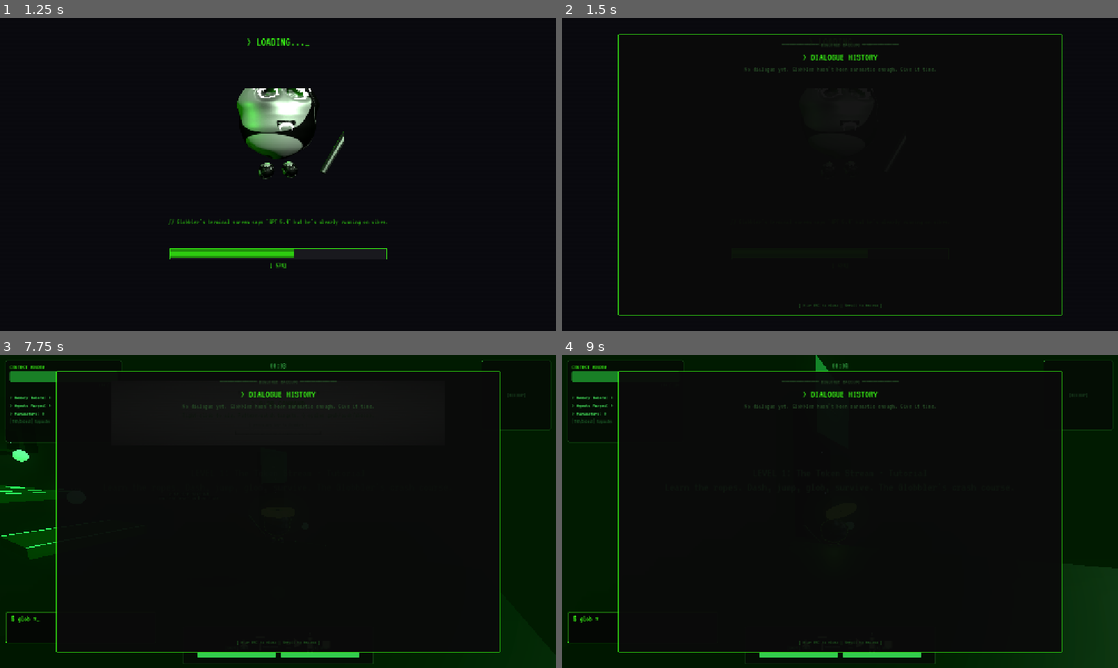
Above: before the commit, frames 1-4 (two rows, left to right).
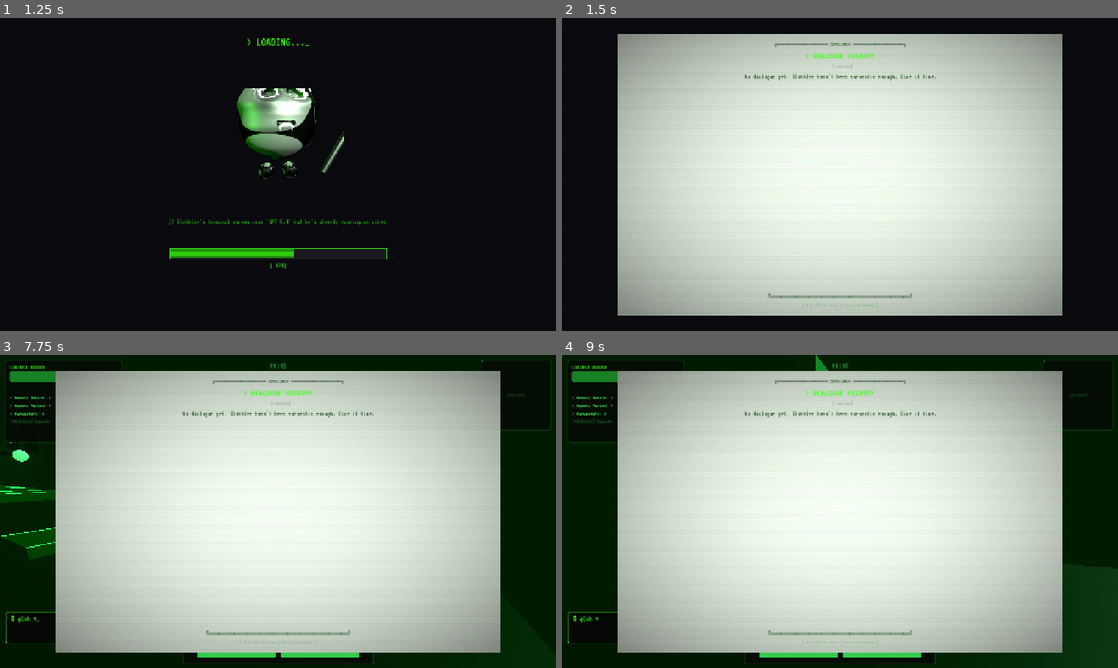
Above: after the commit, the same moments.

Repository: hwashburn1011/globblers-journey
Game: Godot game, scene res://scenes/main/main_menu.tscn
Two runs of this game, one before a commit and one after it. Both use one fixed random seed, a clock stepped at 60 frames per second and the inputs below.
Inputs (mouse positions are in pixels of both pictures, inside the frame that each line leads up to):
- Up to frame 1 (1.25 s): click "[ NEW GAME ]" at 0.5 s
- Up to frame 2 (1.5 s): tap Enter (menu_confirm) at 1.25 s; move the mouse to (962, 158) at 1.27 s; hold Right (hack_right) from 1.28 s (still down); hold H (dialogue_history) from 1.28 s (still down); click (962, 158) at 1.42 s
- Up to frame 3 (7.75 s): release Right (hack_right) at 2 s; release H (dialogue_history) at 2 s; tap Enter (menu_confirm) at 2, 2.75, 5, 5.75 s; drag from (166, 527) to (250, 574) at 2.02 s; move the mouse to (333, 442) at 2.77 s; hold Right (hack_right) 2.78-3.5 s; hold G (agent_spawn) 2.78-3.5 s; tap H (dialogue_history) every 1.5 s from 3.05 to 7.55 s; drag from (250, 574) to (111, 464) at 3.52 s; move the mouse to (444, 558) at 4.27 s; hold Left (hack_left) 4.28-5 s; hold Mouse wheel down (camera_zoom_out) 4.28-5 s; drag from (111, 464) to (194, 433) at 5.02 s; move the mouse to (305, 511) at 5.77 s; hold Down (hack_down) 5.78-6.5 s; hold Space (dialogue_advance) 5.78-6.5 s; click (305, 511) at 5.92 s; drag from (194, 433) to (166, 527) at 6.52 s; move the mouse to (400, 495) at 7.27 s; hold Up (hack_up) from 7.28 s (still down); hold Right mouse button (glob_aim) from 7.28 s (still down)
- Up to frame 4 (9 s): keep holding Up (hack_up); tap Enter (menu_confirm) at 8 s; move the mouse to (812, 511) at 8.02 s; release Right mouse button (glob_aim) at 8.03 s; tap Q (glob_cycle) at 8.1 s; click (812, 511) at 8.17 s; tap H (dialogue_history) at 8.3 s; move the mouse to (851, 505) at 8.77 s; hold H (dialogue_history) from 8.78 s (still down); tap E (glob_fire) at 8.85 s

Frame 1 is identical in both runs. In frame 2, 72% of the frame differs, in the area x 10-90%, y 5-96%; in frame 3, 72%; in frame 4, 72%.

Commit message:
feat: Task 13.8 — Dialogue history viewer restyle with terminal scrollback theme
Co-Authored-By: Claude Opus 4.6 (1M context) <noreply@anthropic.com>

Diff:
--- a/scenes/ui/dialogue_history.gd
+++ b/scenes/ui/dialogue_history.gd
@@ -3,23 +3,36 @@
 # Dialogue History Viewer — because players will absolutely demand receipts
 # for every sarcastic thing Globbler ever said. Press H to open, ESC/H to close.
 # Pauses the game while open, because multitasking is a myth.
+# V2.0 restyle: terminal scrollback aesthetic, scanline shader, monospace font.
 
 const GREEN := Color("#39FF14")
 const DIM_GREEN := Color(0.15, 0.3, 0.15, 1.0)
 const SOFT_GREEN := Color(0.3, 0.9, 0.3)
 const DARK_BG := Color(0.04, 0.04, 0.04, 0.95)
 const BORDER_GREEN := Color(0.224, 1.0, 0.078, 0.7)
+const SPEAKER_COLORS := {
+	"Globbler": Color("#39FF14"),
+	"default": Color("#4AE0A5"),
+}
+const TIMESTAMP_COLOR := Color(0.2, 0.4, 0.2, 0.4)
 const MAX_DISPLAY_ENTRIES := 30
 
 var _panel: PanelContainer
 var _scroll: ScrollContainer
 var _entries_vbox: VBoxContainer
 var _was_paused := false
+var _reduce_motion := false
+
+var _terminal_font: Font = preload("res://assets/fonts/terminal_mono.ttf")
+var _scanline_shader: Shader = preload("res://assets/shaders/dialogue_scanline.gdshader")
 
 
 func _ready() -> void:
 	layer = 110
 	process_mode = Node.PROCESS_MODE_ALWAYS
+	var gm = get_node_or_null("/root/GameManager")
+	if gm and gm.get("reduce_motion"):
+		_reduce_motion = true
 	_build_ui()
 	_populate_entries()
 	# Pause the tree — reading old quips is a full-time job
@@ -30,16 +43,29 @@
 func _build_ui() -> void:
 	_panel = PanelContainer.new()
 
+	# Terminal-style panel with thick green border
 	var style = StyleBoxFlat.new()
 	style.bg_color = DARK_BG
 	style.border_color = BORDER_GREEN
-	style.set_border_width_all(2)
-	style.set_corner_radius_all(4)
-	style.content_margin_left = 20.0
+	style.set_border_width_all(3)
+	style.set_corner_radius_all(2)
+	style.content_margin_left = 24.0
 	style.content_margin_top = 16.0
-	style.content_margin_right = 20.0
+	style.content_margin_right = 24.0
 	style.content_margin_bottom = 16.0
 	_panel.add_theme_stylebox_override("panel", style)
+
+	# Scanline shader overlay — subtle CRT terminal vibes
+	var shader_mat := ShaderMaterial.new()
+	shader_mat.shader = _scanline_shader
+	shader_mat.set_shader_parameter("scanline_count", 120.0)
+	shader_mat.set_shader_parameter("scanline_intensity", 0.05)
+	shader_mat.set_shader_parameter("flicker_amount", 0.015)
+	shader_mat.set_shader_parameter("noise_amount", 0.02)
+	shader_mat.set_shader_parameter("vignette_strength", 0.25)
+	shader_mat.set_shader_parameter("tint_strength", 0.03)
+	shader_mat.set_shader_parameter("animate", not _reduce_motion)
+	_panel.material = shader_mat
 
 	# Full-screen with margins — like a terminal window that respects personal space
 	_panel.anchor_left = 0.1
@@ -53,20 +79,38 @@
 	outer_vbox.add_theme_constant_override("separation", 8)
 	_panel.add_child(outer_vbox)
 
-	# Header
-	var header = Label.new()
-	header.text = "══════════ DIALOGUE BACKLOG ══════════"
-	header.add_theme_color_override("font_color", DIM_GREEN)
-	header.add_theme_font_size_override("font_size", 14)
-	header.horizontal_alignment = HORIZONTAL_ALIGNMENT_CENTER
-	outer_vbox.add_child(header)
-
+	# Top decorative border — terminal frame
+	var border_top = Label.new()
+	border_top.text = "╔════════════════ SCROLLBACK ════════════════╗"
+	border_top.add_theme_color_override("font_color", DIM_GREEN)
+	border_top.add_theme_font_override("font", _terminal_font)
+	border_top.add_theme_font_size_override("font_size", 12)
+	border_top.horizontal_alignment = HORIZONTAL_ALIGNMENT_CENTER
+	outer_vbox.add_child(border_top)
+
+	# Title
 	var title = Label.new()
 	title.text = "> DIALOGUE HISTORY"
 	title.add_theme_color_override("font_color", GREEN)
-	title.add_theme_font_size_override("font_size", 24)
+	title.add_theme_font_override("font", _terminal_font)
+	title.add_theme_font_size_override("font_size", 22)
 	title.horizontal_alignment = HORIZONTAL_ALIGNMENT_CENTER
 	outer_vbox.add_child(title)
+
+	# Entry count subtitle
+	var dm = get_node_or_null("/root/DialogueManager")
+	var count_text := "0 entries"
+	if dm:
+		var history: Array = dm.get_history()
+		var shown := mini(history.size(), MAX_DISPLAY_ENTRIES)
+		count_text = "%d of %d entries" % [shown, history.size()] if history.size() > MAX_DISPLAY_ENTRIES else "%d entries" % history.size()
+	var subtitle = Label.new()
+	subtitle.text = "  [%s]" % count_text
+	subtitle.add_theme_color_override("font_color", TIMESTAMP_COLOR)
+	subtitle.add_theme_font_override("font", _terminal_font)
+	subtitle.add_theme_font_size_override("font_size", 11)
+	subtitle.horizontal_alignment = HORIZONTAL_ALIGNMENT_CENTER
+	outer_vbox.add_child(subtitle)
 
 	# Scrollable container for entries
 	_scroll = ScrollContainer.new()
@@ -79,11 +123,21 @@
 	_entries_vbox.add_theme_constant_override("separation", 4)
 	_scroll.add_child(_entries_vbox)
 
+	# Bottom decorative border
+	var border_bottom = Label.new()
+	border_bottom.text = "╚════════════════════════════════════════════╝"
+	border_bottom.add_theme_color_override("font_color", DIM_GREEN)
+	border_bottom.add_theme_font_override("font", _terminal_font)
+	border_bottom.add_theme_font_size_override("font_size", 12)
+	border_bottom.horizontal_alignment = HORIZONTAL_ALIGNMENT_CENTER
+	outer_vbox.add_child(border_bottom)
+
 	# Footer with controls
 	var footer = Label.new()
 	footer.text = "[ H or ESC to close | Scroll to browse ]"
-	footer.add_theme_color_override("font_color", Color(0.2, 0.6, 0.2, 0.5))
-	footer.add_theme_font_size_override("font_size", 12)
+	footer.add_theme_color_override("font_color", Color(0.2, 0.6, 0.2, 0.4))
+	footer.add_theme_font_override("font", _terminal_font)
+	footer.add_theme_font_size_override("font_size", 11)
 	footer.horizontal_alignment = HORIZONTAL_ALIGNMENT_CENTER
 	outer_vbox.add_child(footer)
 
@@ -105,29 +159,44 @@
 	var start_idx: int = max(0, history.size() - MAX_DISPLAY_ENTRIES)
 	for i in range(start_idx, history.size()):
 		var entry: Dictionary = history[i]
-		_add_entry(entry.get("speaker", "???"), entry.get("text", "..."))
+		var idx := i + 1
+		_add_entry(entry.get("speaker", "???"), entry.get("text", "..."), idx)
 
 	# Scroll to bottom after a frame so the layout has settled
 	_scroll.call_deferred("set_v_scroll", 999999)
 
 
-func _add_entry(speaker: String, text: String) -> void:
+func _add_entry(speaker: String, text: String, index: int) -> void:
 	var hbox = HBoxContainer.new()
 	hbox.add_theme_constant_override("separation", 8)
 	hbox.size_flags_horizontal = Control.SIZE_EXPAND_FILL
 
-	# Speaker tag — bright green, fixed width vibe
+	# Line number — dimmed timestamp-style index
+	var line_lbl = Label.new()
+	line_lbl.text = "%03d" % index
+	line_lbl.add_theme_color_override("font_color", TIMESTAMP_COLOR)
+	line_lbl.add_theme_font_override("font", _terminal_font)
+	line_lbl.add_theme_font_size_override("font_size", 12)
+	line_lbl.custom_minimum_size = Vector2(40, 0)
+	line_lbl.vertical_alignment = VERTICAL_ALIGNMENT_TOP
+	hbox.add_child(line_lbl)
+
+	# Speaker tag — colored per speaker, fixed width
 	var speaker_lbl = Label.new()
 	speaker_lbl.text = "[%s]" % speaker
-	speaker_lbl.add_theme_color_override("font_color", GREEN)
+	var speaker_color: Color = SPEAKER_COLORS.get(speaker, SPEAKER_COLORS["default"])
+	speaker_lbl.add_theme_color_override("font_color", speaker_color)
+	speaker_lbl.add_theme_font_override("font", _terminal_font)
 	speaker_lbl.add_theme_font_size_override("font_size", 14)
 	speaker_lbl.custom_minimum_size = Vector2(140, 0)
+	speaker_lbl.vertical_alignment = VERTICAL_ALIGNMENT_TOP
 	hbox.add_child(speaker_lbl)
 
 	# Dialogue text — softer green, wraps
 	var text_lbl = Label.new()
 	text_lbl.text = text
 	text_lbl.add_theme_color_override("font_color", SOFT_GREEN)
+	text_lbl.add_theme_font_override("font", _terminal_font)
 	text_lbl.add_theme_font_size_override("font_size", 14)
 	text_lbl.autowrap_mode = TextServer.AUTOWRAP_WORD_SMART
 	text_lbl.size_flags_horizontal = Control.SIZE_EXPAND_FILL
@@ -137,9 +206,11 @@
 
 	# Subtle separator — because even sarcasm needs paragraph breaks
 	var sep = HSeparator.new()
-	sep.add_theme_stylebox_override("separator", StyleBoxLine.new())
+	var sep_style = StyleBoxLine.new()
+	sep_style.color = Color(0.2, 0.6, 0.2, 0.15)
+	sep_style.thickness = 1
+	sep.add_theme_stylebox_override("separator", sep_style)
 	sep.add_theme_constant_override("separation", 2)
-	sep.modulate = Color(0.2, 0.6, 0.2, 0.2)
 	_entries_vbox.add_child(sep)
 
 
@@ -147,6 +218,7 @@
 	var lbl = Label.new()
 	lbl.text = msg
 	lbl.add_theme_color_override("font_color", DIM_GREEN)
+	lbl.add_theme_font_override("font", _terminal_font)
 	lbl.add_theme_font_size_override("font_size", 16)
 	lbl.horizontal_alignment = HORIZONTAL_ALIGNMENT_CENTER
 	lbl.size_flags_vertical = Control.SIZE_EXPAND_FILL
Not shown, changed: TASKS.md
